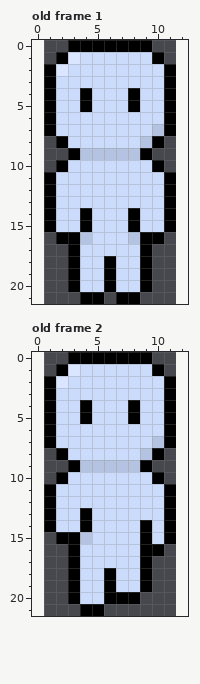
Pixel-art file -- Graphics/CharacterConcept2.aseprite. Above, as it was before the edit.
11x22 pixels, 2 frames. Shown: old frame 1, old frame 2. The old version is drawn lined up with the new one, on the new canvas. The commit also changed other frames, which this record leaves out.
Once edited:
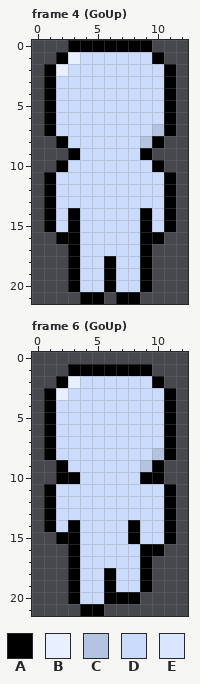
Palette (. is transparent): A #000000  B #e8f0ff  C #b4c3e1  D #cbdbfc  E #dae6ff
A new or re-ordered frame is compared with the old frame closest to it.
The exact change:
canvas 11x22 -> 13x22, the old top-left corner now at 1,0
frames 2 -> 12
Changed rows in their new state; - is an unchanged pixel.
Frame 4 (GoUp) is new; against old frame 1:
first column x 2:
 1 -B-----
 2 B------
 4 --D---D
 5 --D---D
first column x 4:
 9 DDDDD
first column x 3:
14 AD---DA
15 AD---DA
16 -D---D-
Frame 6 (GoUp) is new; against old frame 2:
first column x 1:
 0 --.......--
 1 -.AAAAAAA.-
 2 .AB------A.
 3 -B---------
 4 ---D---D---
 5 ---D---D---
 7 ---------D-
 8 AD------DCA
 9 -ADDDDDDCA-
10 --A-----A--
13 ---D-------
14 --AD---AD--
15 ---D---AD--
